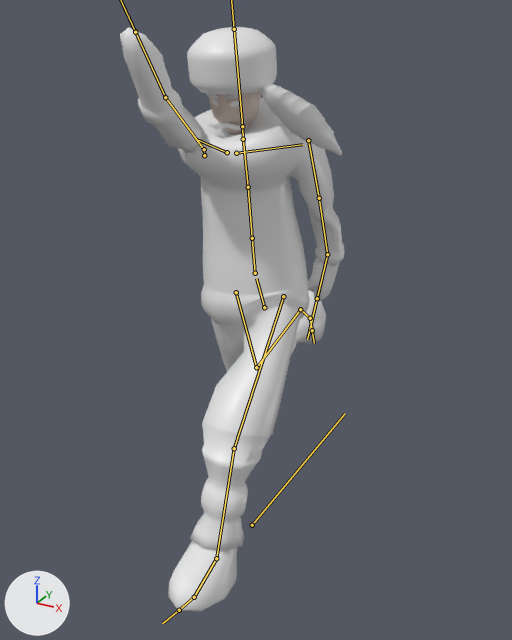
The FBX model Assets/Resources/Models/player_new.fbx, before and after one commit.
Camera for both pictures: a 50 mm camera at (1.43, -7.27, 2.45) aimed at (-0.13, -4.44, 1.03). Lighting does not change. The marker at lower left points along +X, +Y and +Z. Both versions are drawn at frame 23 of the action 'rig|RunCyclePlayer'; the numbers are the values there. The bones that bend it are drawn over the model as lines.

The first picture shows 'Body', 'Hat', 'Head'.
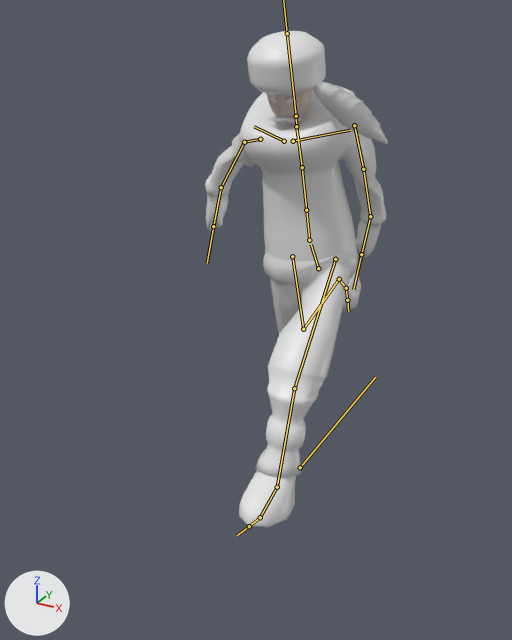
Boxes (x1, y1, x2, y2) around the edits, measured in the pictures (512 x 640 px):
'Body', posed (19% narrower, 24% shorter): before (120, 27, 345, 611); after (205, 85, 386, 527)
'Hat', posed (9% narrower, 12% shorter): before (187, 27, 342, 156); after (247, 31, 388, 144)
'Head', posed (16% narrower, 16% shorter): before (206, 92, 261, 135); after (266, 89, 312, 125)
bone 'root', root to tip: before (252, 525) to (345, 413); after (300, 467) to (375, 377)
bone 'DEF-spine', root to tip: before (264, 307) to (256, 278); after (318, 268) to (311, 244)
bone 'DEF-upper_arm.L', root to tip: before (308, 140) to (319, 198); after (354, 125) to (363, 169)
bone 'DEF-forearm.L', root to tip: before (319, 198) to (327, 254); after (363, 169) to (370, 216)
bone 'DEF-upper_arm.R', root to tip: before (204, 155) to (204, 149); after (260, 139) to (244, 142)
bone 'DEF-forearm.R', root to tip: before (204, 149) to (165, 97); after (244, 142) to (221, 187)
bone 'DEF-thigh.L', root to tip: before (283, 296) to (234, 448); after (335, 259) to (294, 388)
bone 'DEF-thigh.R', root to tip: before (236, 292) to (256, 367); after (292, 256) to (303, 329)
bone 'DEF-shin.R', root to tip: before (256, 367) to (300, 309); after (303, 329) to (339, 279)

What changed in the scene script:
```text
Change bone_root:
    where bone_root = bpy.data.objects['rig'].pose.bones['root']
    bone_root.location: (0.0, -3.742, 0.0) -> (0.0, -3.283, 0.0)
Change bone_def_spine:
    where bone_def_spine = bpy.data.objects['rig'].pose.bones['DEF-spine']  # child of 'root'
    bone_def_spine.location: (0.024, -0.05, 0.012) -> (0.024, -0.05, -0.005)
    bone_def_spine.rotation_quaternion: (0.998, 0.022, 0.015, 0.054) -> (0.995, 0.087, 0.012, 0.055)  # degrees (3, 2, 6) -> degrees (10, 1, 6)
Change bone_def_upper_arm_l:
    where bone_def_upper_arm_l = bpy.data.objects['rig'].pose.bones['DEF-upper_arm.L']  # child of 'DEF-shoulder.L'
    bone_def_upper_arm_l.location: (0.027, -0.003, -0.029) -> (0.026, -0.004, -0.029)
    bone_def_upper_arm_l.rotation_quaternion: (0.824, 0.421, -0.042, -0.376) -> (0.821, 0.415, -0.044, -0.39)  # degrees (49, 14, -43) -> degrees (48, 15, -44)
Change bone_def_forearm_l:
    where bone_def_forearm_l = bpy.data.objects['rig'].pose.bones['DEF-forearm.L']  # child of 'DEF-upper_arm.L'
    bone_def_forearm_l.rotation_quaternion: (0.851, 0.029, -0.51, 0.118) -> (0.853, 0.045, -0.504, 0.127)  # degrees (-8, -61, 21) -> degrees (-6, -61, 20)
Change bone_def_upper_arm_r:
    where bone_def_upper_arm_r = bpy.data.objects['rig'].pose.bones['DEF-upper_arm.R']  # child of 'DEF-shoulder.R'
    bone_def_upper_arm_r.location: (-0.031, 0.027, 0.03) -> (-0.033, 0.026, 0.029)
    bone_def_upper_arm_r.rotation_quaternion: (0.235, 0.811, 0.334, -0.42) -> (0.915, 0.0, -0.286, 0.283)  # degrees (169, 57, 39) -> degrees (-11, -32, 37)
Change bone_def_forearm_r:
    where bone_def_forearm_r = bpy.data.objects['rig'].pose.bones['DEF-forearm.R']  # child of 'DEF-upper_arm.R'
    bone_def_forearm_r.rotation_quaternion: (0.728, 0.176, 0.635, -0.188) -> (0.732, 0.222, 0.605, -0.222)  # degrees (8, 82, -22) -> degrees (18, 80, -18)
    bone_def_forearm_r.scale: (0.93, 1.1, 1.0) -> (0.93, 1.07, 1.03)
Change bone_def_thigh_l:
    where bone_def_thigh_l = bpy.data.objects['rig'].pose.bones['DEF-thigh.L']  # child of 'DEF-spine'
    bone_def_thigh_l.rotation_quaternion: (0.92, -0.385, -0.025, 0.076) -> (0.89, -0.449, -0.025, 0.069)  # degrees (-45, 1, 9) -> degrees (-53, 1, 8)
    bone_def_thigh_l.scale: (0.98, 1.04, 0.98) -> (0.98, 1.05, 0.98)
Change bone_def_thigh_r:
    where bone_def_thigh_r = bpy.data.objects['rig'].pose.bones['DEF-thigh.R']  # child of 'DEF-spine'
    bone_def_thigh_r.rotation_quaternion: (0.966, 0.252, 0.0, 0.056) -> (0.982, 0.179, 0.0, 0.054)  # degrees (29, -2, 6) -> degrees (21, -1, 6)
Change bone_def_shin_r:
    where bone_def_shin_r = bpy.data.objects['rig'].pose.bones['DEF-shin.R']  # child of 'DEF-thigh.R'
    bone_def_shin_r.rotation_quaternion: (0.822, 0.569, -0.007, 0.005) -> (0.813, 0.582, -0.005, 0.004)  # degrees (69, -1, 0) -> degrees (71, -1, 0)
```
